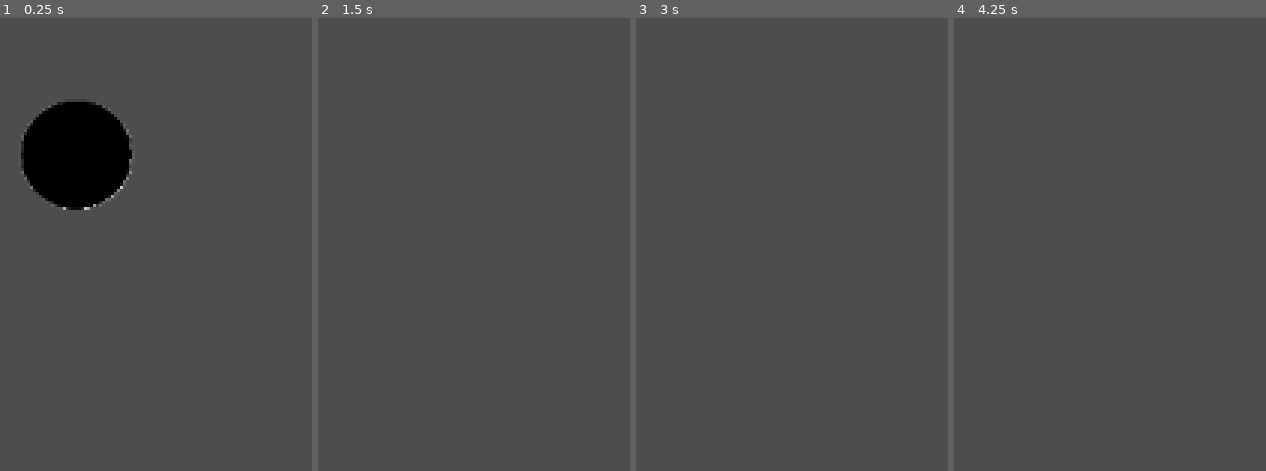
Above: before the commit, frames 1-4 (left to right).
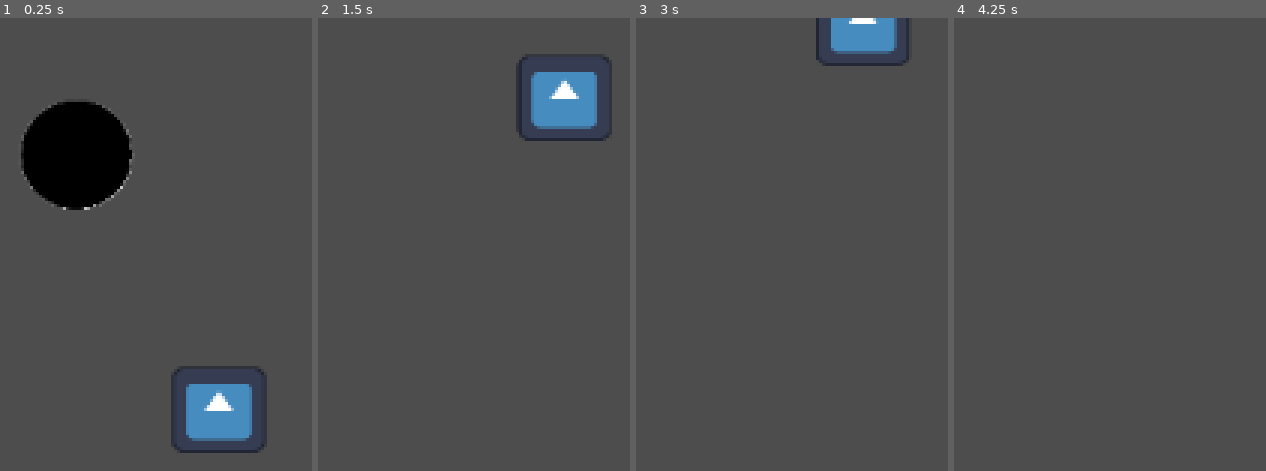
Above: after the commit, the same moments.

Repository: LagkageGobler/slutProjekt
Game: Godot game, scene res://player.tscn
Two runs of this game, one before a commit and one after it. Both use one fixed random seed, a clock stepped at 60 frames per second and the inputs below. The engine's default icon, where the game draws it, is replaced by a stand-in: a white triangle on a blue panel in a dark square.
Inputs (mouse positions are in pixels of both pictures, inside the frame that each line leads up to):
- Up to frame 1 (0.25 s): no input
- Up to frame 2 (1.5 s): tap Enter at 0.5 s; move the mouse to (outside the picture) at 0.52 s; press the mouse at (outside the picture) at 0.53 s; hold W (up) 0.53-1.28 s; move the mouse to (outside the picture) at 1.27 s; release the mouse at (outside the picture) at 1.28 s; tap D (højre) at 1.35 s
- Up to frame 3 (3 s): click (outside the picture) at 1.55 s; tap Space at 2 s; move the mouse to (outside the picture) at 2.02 s; hold S (ned) 2.03-2.78 s; hold W (up) from 2.03 s (still down); click (outside the picture) at 2.3 s; tap Enter at 2.75 s; move the mouse to (outside the picture) at 2.77 s; tap A (venstre) at 2.85 s
- Up to frame 4 (4.25 s): click (outside the picture) at 3.05 s; tap Space at 3.5 s; move the mouse to (outside the picture) at 3.52 s; release W (up) at 3.53 s; press the mouse at (outside the picture) at 3.53 s

The runs differ from the first frame. In frame 1, 3.6% of the frame differs, in the area x 54-86%, y 76-97%; in frame 2, 3.3%; in frame 3, 2.0%; in frame 4, nothing differs.

Commit message:
starten på at få player til at skyde

Diff:
--- /dev/null
+++ b/slutprojekt/bullet.gd
@@ -0,0 +1 @@
+extends Area2D
--- /dev/null
+++ b/slutprojekt/bullet.tscn
@@ -0,0 +1,19 @@
+[gd_scene load_steps=4 format=3 uid="uid://c0mad4buvpebc"]
+
+[ext_resource type="Script" path="res://bullet.gd" id="1_dj3oy"]
+[ext_resource type="Texture2D" uid="uid://dn2t7jhgebbfn" path="res://icon.svg" id="2_5a6n0"]
+
+[sub_resource type="RectangleShape2D" id="RectangleShape2D_lx6qj"]
+size = Vector2(45, 40)
+
+[node name="Bullet" type="Area2D"]
+script = ExtResource("1_dj3oy")
+
+[node name="Sprite2D" type="Sprite2D" parent="."]
+position = Vector2(184.5, 188.5)
+scale = Vector2(0.351563, 0.320313)
+texture = ExtResource("2_5a6n0")
+
+[node name="CollisionShape2D" type="CollisionShape2D" parent="."]
+position = Vector2(184.5, 189)
+shape = SubResource("RectangleShape2D_lx6qj")
--- a/slutprojekt/player.gd
+++ b/slutprojekt/player.gd
@@ -1,6 +1,6 @@
 extends Area2D
 var speed = 200
-
+var Bullet_speed = 400
 # Called when the node enters the scene tree for the first time.
 func _ready() -> void:
 	pass # Replace with function body.
@@ -24,3 +24,10 @@
 
 	velocity = velocity.normalized() * speed
 	position += velocity * delta
+
+	if Input.is_action_pressed("Shoting"):
+		shoting()
+
+func shoting():
+	pass
+	add_child($Bullet)
--- a/slutprojekt/player.tscn
+++ b/slutprojekt/player.tscn
@@ -1,12 +1,13 @@
-[gd_scene load_steps=4 format=3 uid="uid://b4osgiyfhrieq"]
+[gd_scene load_steps=5 format=3 uid="uid://b4osgiyfhrieq"]
 
 [ext_resource type="Script" path="res://player.gd" id="1_jnasf"]
 [ext_resource type="Texture2D" uid="uid://cxry7nly5pe2i" path="res://Spiller.png" id="1_vo1og"]
+[ext_resource type="PackedScene" uid="uid://c0mad4buvpebc" path="res://bullet.tscn" id="3_rhctg"]
 
 [sub_resource type="CircleShape2D" id="CircleShape2D_wu00r"]
 radius = 27.0
 
-[node name="Area2D" type="Area2D"]
+[node name="player" type="Area2D"]
 script = ExtResource("1_jnasf")
 
 [node name="Sprite2D" type="Sprite2D" parent="."]
@@ -17,3 +18,5 @@
 [node name="CollisionShape2D" type="CollisionShape2D" parent="."]
 position = Vector2(116, 67)
 shape = SubResource("CircleShape2D_wu00r")
+
+[node name="Bullet" parent="." instance=ExtResource("3_rhctg")]
--- a/slutprojekt/project.godot
+++ b/slutprojekt/project.godot
@@ -41,3 +41,8 @@
 , Object(InputEventKey,"resource_local_to_scene":false,"resource_name":"","device":-1,"window_id":0,"alt_pressed":false …(186 unchanged characters)…
 ]
 }
+Shoting={
+"deadzone": 0.5,
+"events": [Object(InputEventMouseButton,"resource_local_to_scene":false,"resource_name":"","device":-1,"window_id":0,"alt_pressed":false,"shift_pressed":false,"ctrl_pressed":false,"meta_pressed":false,"button_mask":0,"position":Vector2(0, 0),"global_position":Vector2(0, 0),"factor":1.0,"button_index":1,"canceled":false,"pressed":false,"double_click":false,"script":null)
+]
+}
